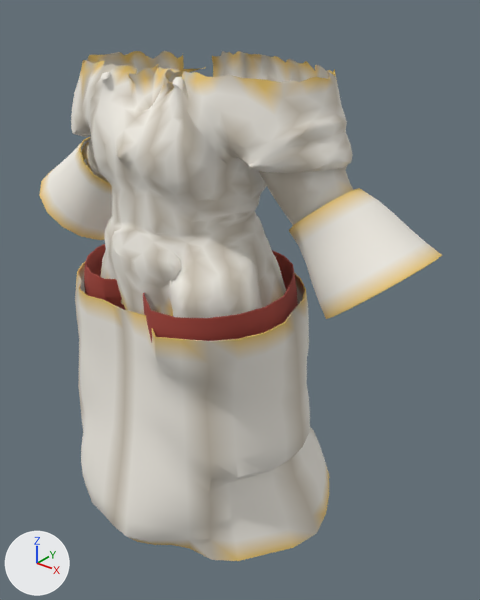
A saved change to the glTF model assets_src/armor/kargan_1/cloth_b_chest.glb.
Camera for both pictures: a 50 mm lens placed at (1.116, -1.211, 1.769), pointed at (0.099, 0.061, 0.981). The axes (+X, +Y, +Z) are drawn at lower left. The lights are the same throughout. The picture after the commit comes second. Vertices at exactly the same position are counted once.

Objects in the first picture: 'cloth_b_chest'.
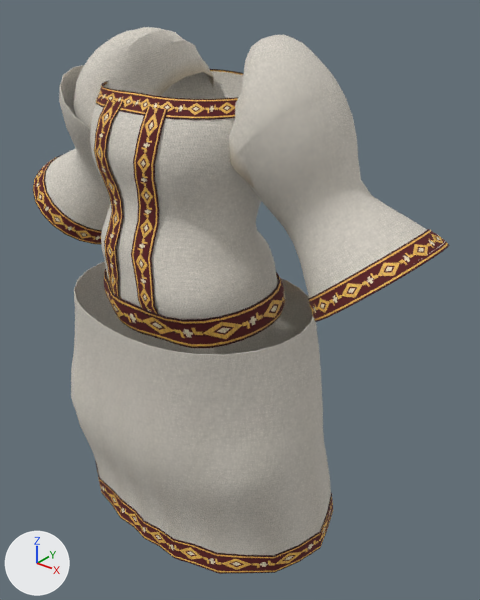
What changed in the scene script:
```text
Change mat_cloth:
    remove # nodes: BsdfPrincipled, OutputMaterial, VertexColor
    nodes: BsdfPrincipled, Mix, NormalMap, OutputMaterial, SeparateColor, TexImage x3, VertexColor
    uses the picture img_cloth_c_png
    uses the picture img_cloth_n_png
    uses the picture img_cloth_orm_png
Add mat_band:
    mat_band = bpy.data.materials.new('band')
    # uses the picture img_band_c_png
    # uses the picture img_band_n_png
    # uses the picture img_band_orm_png
Change me_cloth_b_chest:
    remove me_cloth_b_chest.from_pydata(...)  # 2687 vertices, 4767 faces; spans x -0.621..0.625, y -0.37..0.333, z 0.379..1.6
    add me_cloth_b_chest.from_pydata(...)  # 3154 vertices, 5656 faces; spans x -0.634..0.635, y -0.315..0.323, z 0.304..1.656
    me_cloth_b_chest part 1: the loose piece of 1811 vertices spanning x -0.446..0.443, y -0.257..0.229, z 1.004..1.6 is rebuilt with 760 vertices and now spans x -0.236..0.248, y -0.258..0.262, z 0.986..1.535
    me_cloth_b_chest part 2: the loose piece of 480 vertices spanning x -0.4..0.418, y -0.37..0.333, z 0.379..1.051 is rebuilt with 480 vertices and now spans x -0.415..0.415, y -0.315..0.32, z 0.304..1.008
    me_cloth_b_chest part 3: the loose piece of 140 vertices spanning x -0.296..0.318, y -0.293..0.198, z 0.997..1.094 is rebuilt with 216 vertices and now spans x -0.239..0.257, y -0.257..0.172, z 0.984..1.066, in mat_band
    me_cloth_b_chest part 4: the loose piece of 128 vertices spanning x 0.287..0.625, y -0.091..0.221, z 1.044..1.355 is rebuilt with 120 vertices and now spans x 0.35..0.635, y -0.113..0.241, z 1.035..1.281, in mat_band
    me_cloth_b_chest part 5: the loose piece of 128 vertices spanning x -0.621..-0.286, y -0.091..0.22, z 1.043..1.357 is rebuilt with 120 vertices and now spans x -0.634..-0.349, y -0.114..0.24, z 1.035..1.281, in mat_band
    me_cloth_b_chest part 6: a new loose piece of 288 vertices spanning x 0.156..0.625, y -0.134..0.238, z 1.046..1.55, in mat_cloth
    me_cloth_b_chest part 7: a new loose piece of 288 vertices spanning x -0.624..-0.137, y -0.145..0.237, z 1.046..1.559, in mat_cloth
    me_cloth_b_chest part 8: a new loose piece of 199 vertices spanning x 0.106..0.403, y -0.125..0.227, z 1.296..1.656, in mat_cloth
    me_cloth_b_chest part 9: a new loose piece of 199 vertices spanning x -0.401..-0.117, y -0.127..0.258, z 1.303..1.656, in mat_cloth
    me_cloth_b_chest part 10: a new loose piece of 180 vertices spanning x -0.238..0.231, y -0.199..0.263, z 1.501..1.541, in mat_band
    me_cloth_b_chest part 11: a new loose piece of 160 vertices spanning x -0.418..0.418, y -0.261..0.323, z 0.304..0.369, in mat_band
    me_cloth_b_chest part 12: a new loose piece of 72 vertices spanning x 0.023..0.106, y -0.263..-0.181, z 1.052..1.519, in mat_band
    me_cloth_b_chest part 13: a new loose piece of 72 vertices spanning x -0.102..-0.023, y -0.251..-0.178, z 1.052..1.519, in mat_band
    add me_cloth_b_chest.materials.append(mat_band)
```

Boxes [x1, y1, x2, y2] around the edits, measured in the pictures (480 x 600 px):
'cloth_b_chest', surface changed, reshaped (7% taller): before [39, 51, 442, 561]; after [33, 27, 449, 574]
part 1 of me_cloth_b_chest, rebuilt (33% narrower, 7% shorter): before [71, 51, 354, 318]; after [90, 71, 278, 319]
part 2 of me_cloth_b_chest, rebuilt: before [75, 261, 329, 561]; after [71, 261, 331, 556]
part 3 of me_cloth_b_chest, rebuilt (15% narrower, 19% shorter): before [84, 244, 298, 342]; after [104, 269, 286, 348]
part 4 of me_cloth_b_chest, rebuilt (8% narrower, 29% shorter): before [289, 188, 442, 319]; after [308, 229, 449, 322]
part 5 of me_cloth_b_chest, rebuilt: before [39, 137, 112, 240]; after [33, 155, 102, 244]
part 6 of me_cloth_b_chest, added: after [237, 94, 445, 298]
part 7 of me_cloth_b_chest, added: after [36, 65, 110, 231]
part 8 of me_cloth_b_chest, added: after [229, 35, 347, 189]
part 9 of me_cloth_b_chest, added: after [73, 27, 214, 129]
part 10 of me_cloth_b_chest, added: after [96, 69, 244, 120]
part 11 of me_cloth_b_chest, added: after [95, 460, 333, 574]
part 12 of me_cloth_b_chest, added: after [131, 107, 168, 314]
part 13 of me_cloth_b_chest, added: after [94, 100, 124, 298]
